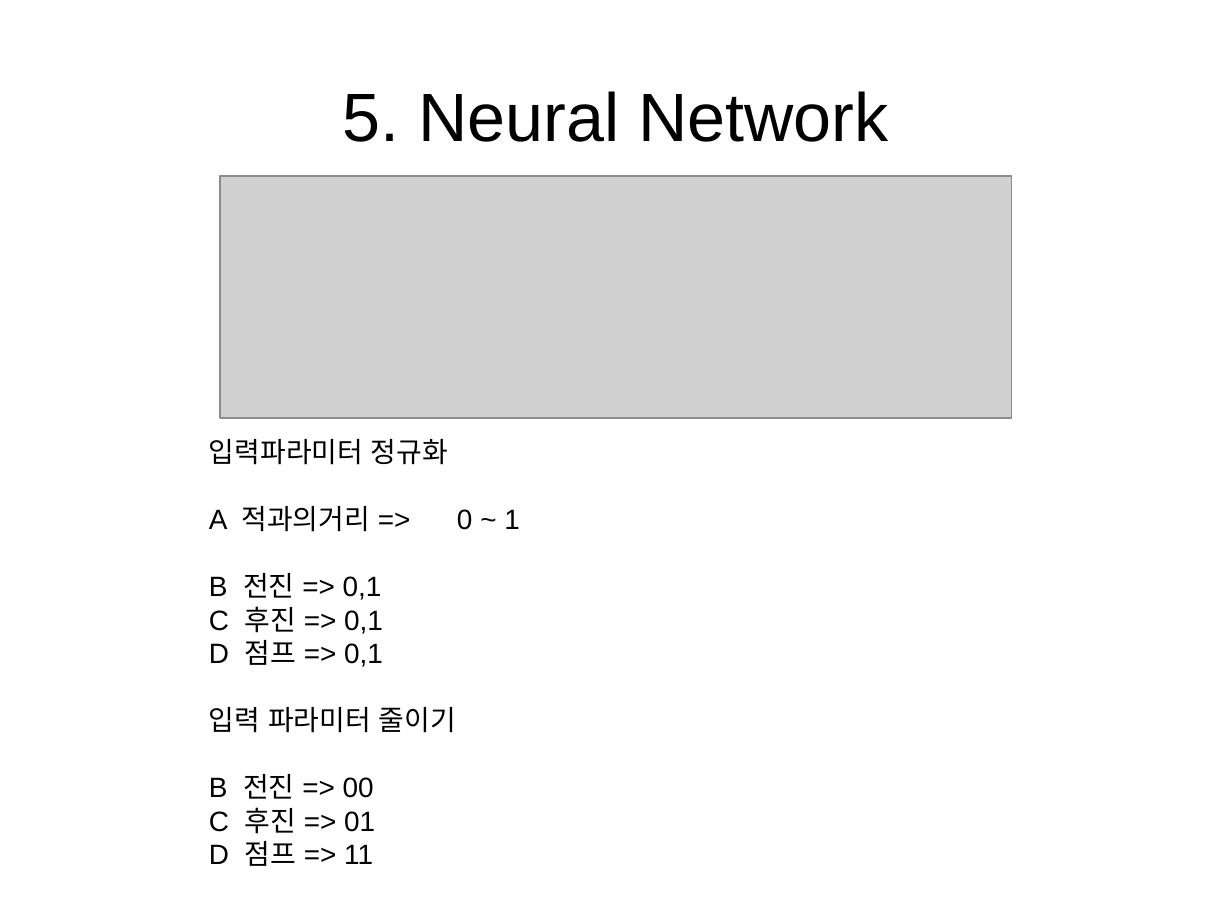
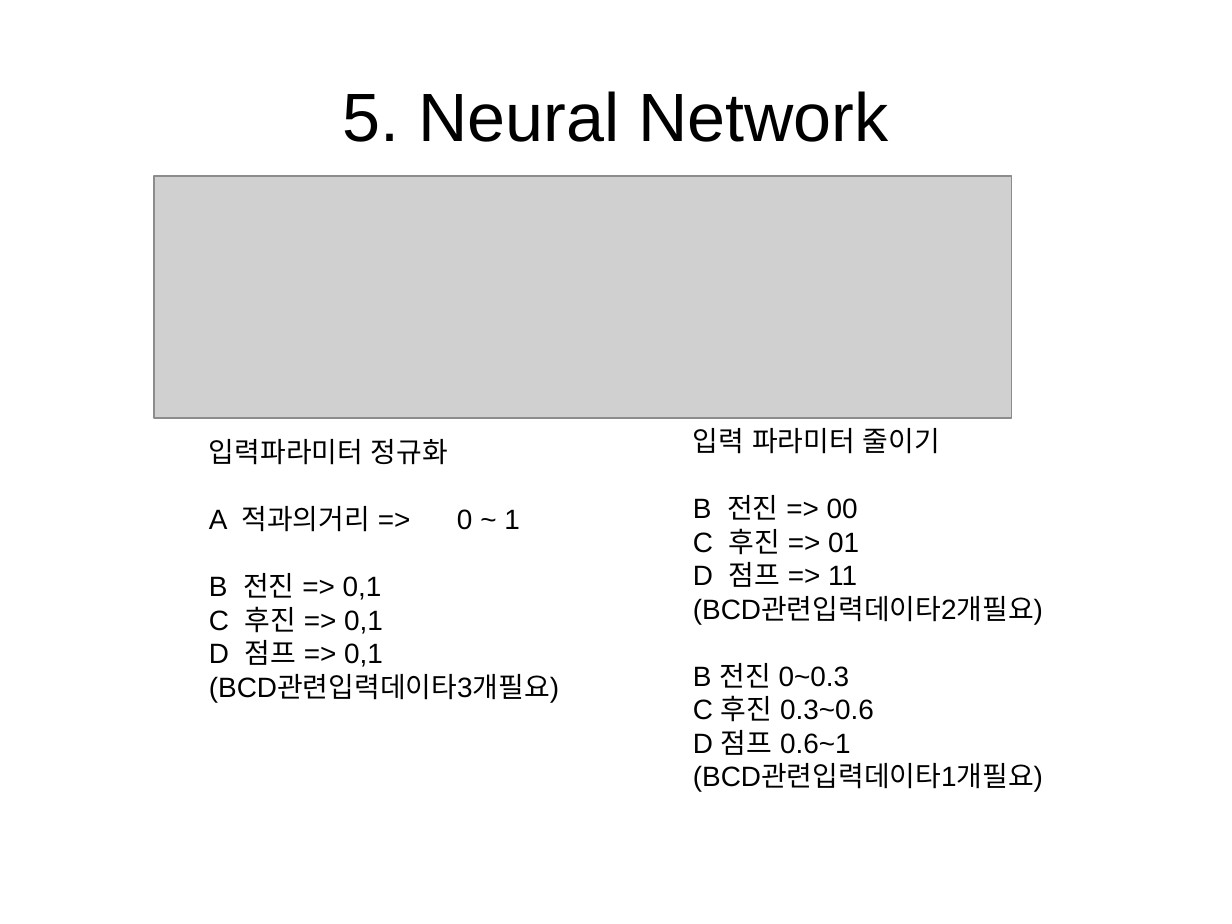
Before and after one commit to xcud/msrds, a slide deck: slide 13 of wavelets/Untitled 1.odp (slide 10 before the commit). Drawn at 1232x924 pixels with LibreOffice and Linux fonts; fonts in the diff are those of the drawing; grey boxes stand for pictures. Boxes give left, top, right and bottom in pixels: in the first picture for what was removed or moved away, otherwise in the second. Text is boxed around its words. In the diff, an @@ line names an element or a change of style, - is before the commit and + after.

```diff
--- a/wavelets/Untitled 1.odp
+++ b/wavelets/Untitled 1.odp
@@ picture resized from (x1=220, y1=176, x2=1013, y2=418) to (x1=154, y1=176, x2=1013, y2=418) @@
@@ text added at (x1=693, y1=428, x2=1043, y2=791), 18 pt, text #000000 @@
+입력 파라미터 줄이기
+B 전진 => 00
+C 후진 => 01
+D 점프 => 11
+(BCD관련입력데이타2개필요)
+B 전진 0~0.3
+C 후진 0.3~0.6
+D 점프 0.6~1
+(BCD관련입력데이타1개필요)
@@ text at (x1=209, y1=675, x2=559, y2=702): text changed @@
-입력 파라미터 줄이기
-B 전진 => 00
-C 후진 => 01
-D 점프 => 11
+(BCD관련입력데이타3개필요)
```
Also in this commit, not shown: 1 other slide changed, 4 slides added, 1 slide removed.
